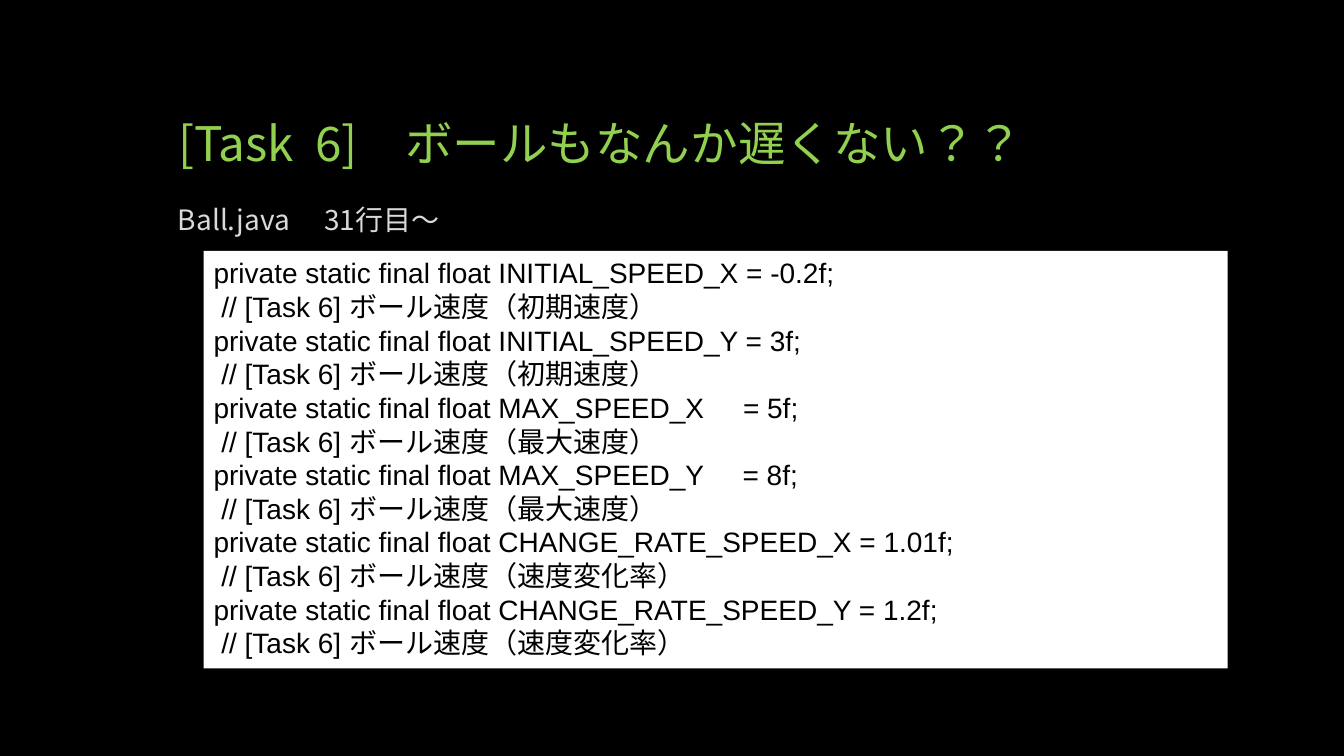
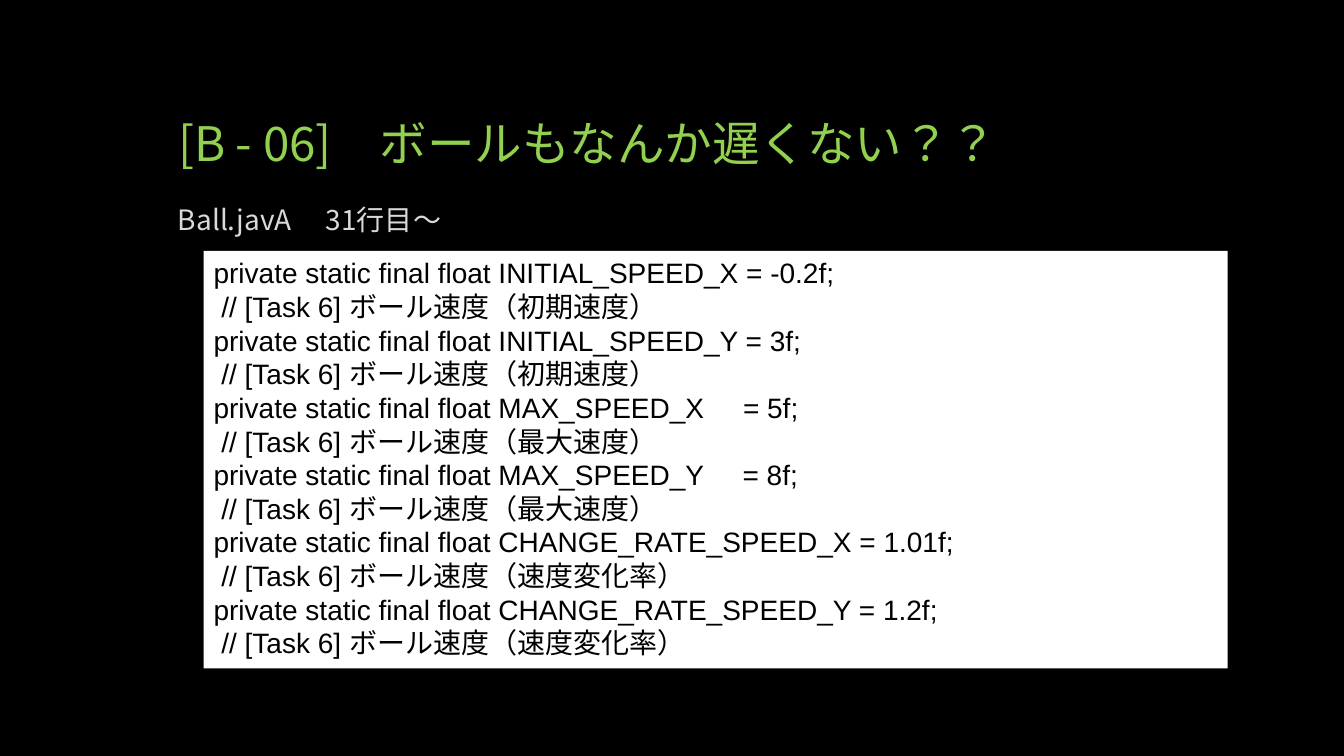
Before and after one commit to webfrontier/BreakOut, a slide deck: slide 19 of doc/インターンスライド資料.pptx (slide 20 before the commit). Drawn at 1344x756 pixels with LibreOffice and Linux fonts; fonts in the diff are those of the drawing. Boxes give left, top, right and bottom in pixels: in the first picture for what was removed or moved away, otherwise in the second. Text is boxed around its words. In the diff, an @@ line names an element or a change of style, - is before the commit and + after.

```diff
--- a/doc/インターンスライド資料.pptx
+++ b/doc/インターンスライド資料.pptx
@@ title at box(178, 122, 998, 169): text changed @@
-[Task 6] ボールもなんか遅くない？？
+[B - 06] ボールもなんか遅くない？？
@@ text at box(178, 206, 441, 237): text changed @@
-Ball.java 31行目～
+Ball.javA 31行目～
```
Also in this commit, not shown: 72 other slides changed, 7 slides added.
